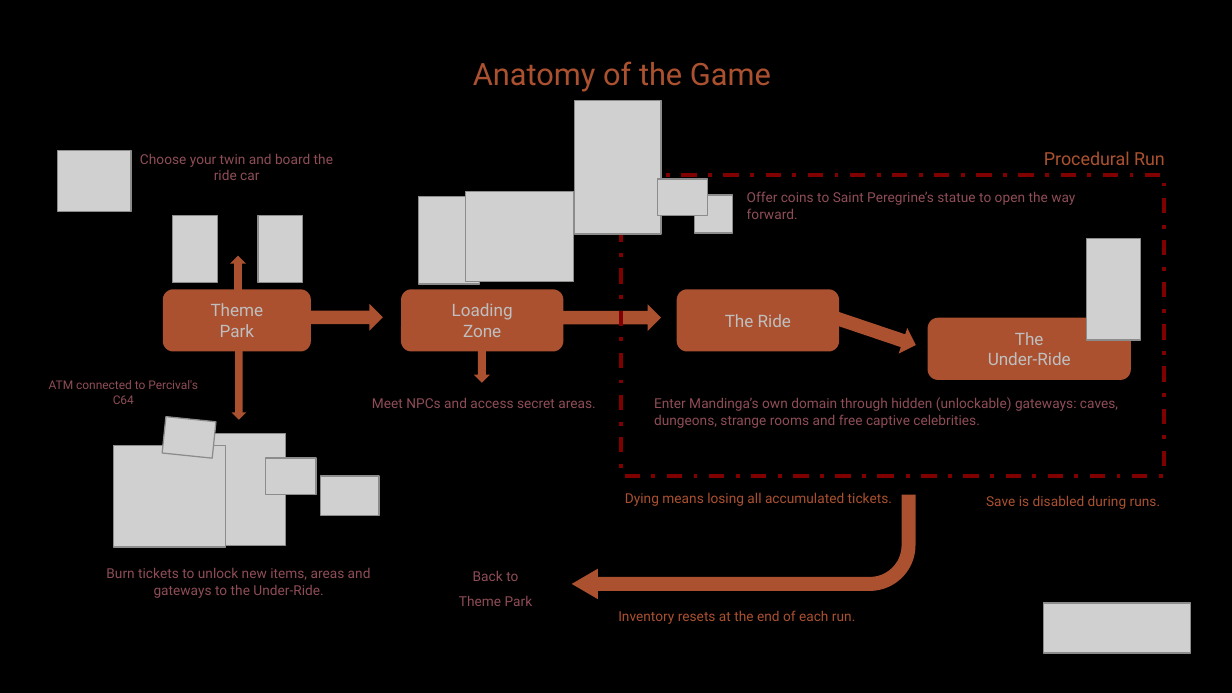
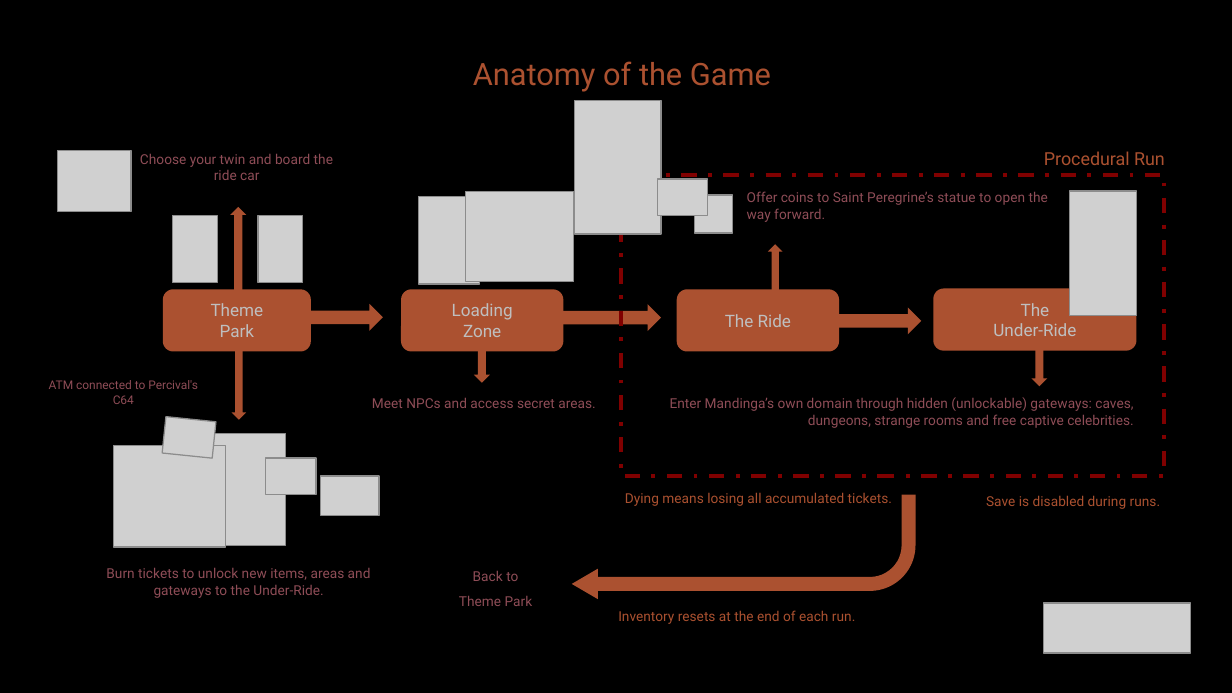
Before and after one commit to diegohcanepa/Remizione, a slide deck: slide 7 of Pitch Deck.pptx. Drawn at 1232x693 pixels with LibreOffice and Linux fonts; fonts in the diff are those of the drawing; grey boxes stand for pictures; background and template pictures are left out. Boxes give left, top, right and bottom in pixels: in the first picture for what was removed or moved away, otherwise in the second. Text is boxed around its words. In the diff, an @@ line names an element or a change of style, - is before the commit and + after.

Commit message:
Improved pitch deck.

```diff
--- a/Pitch Deck.pptx
+++ b/Pitch Deck.pptx
@@ down arrow: place and size @@
-down arrow at [230, 255, 246, 291]
+down arrow at [230, 207, 246, 292]
@@ text "Offer coins to Saint Peregrine’s ..." rewrapped from [747, 191, 1075, 219] to [747, 191, 1048, 222] @@
@@ picture: place and size @@
-picture at [1087, 239, 1141, 340]
+picture at [1069, 191, 1136, 315]
@@ down arrow added at [768, 244, 782, 293], fill #AB5130 @@
@@ rounded rectangle "The": place and size @@
-rounded rectangle "The" at [928, 318, 1131, 379]
+rounded rectangle "The" at [934, 288, 1137, 350]
@@ right arrow at [792, 307, 922, 334]: rotation 18 to 0 degrees @@
@@ down arrow added at [1031, 350, 1047, 386], fill #AB5130 @@
@@ text "Enter Mandinga’s own domain through ...": place and size @@
-text "Enter Mandinga’s own domain through ..." at [654, 397, 1118, 428]
+text "Enter Mandinga’s own domain through ..." at [670, 397, 1133, 428]
@@ text "Enter Mandinga’s own domain through ..." at [670, 397, 1133, 428]: alignment left to right @@
```
Also in this commit, not shown: 1 other slide changed.
